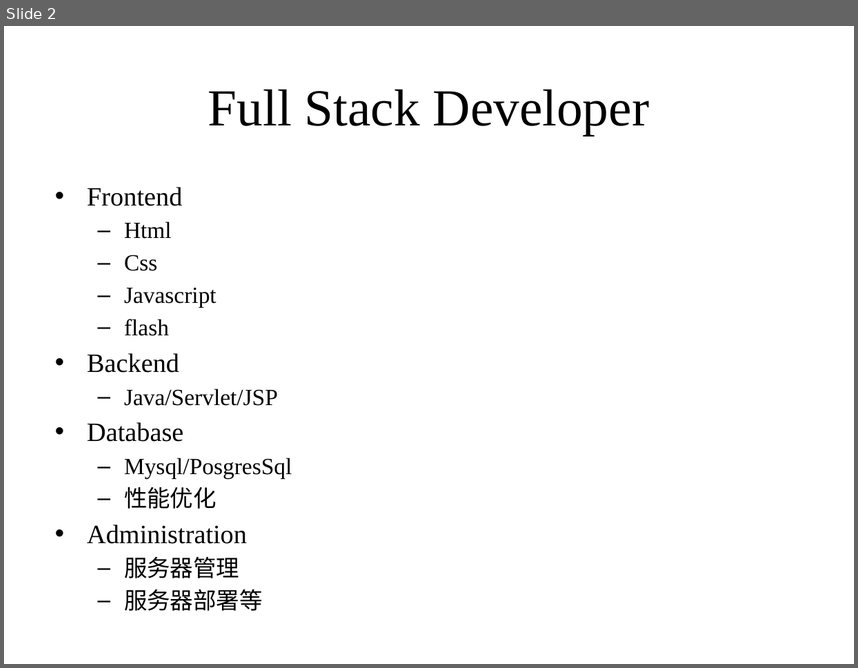
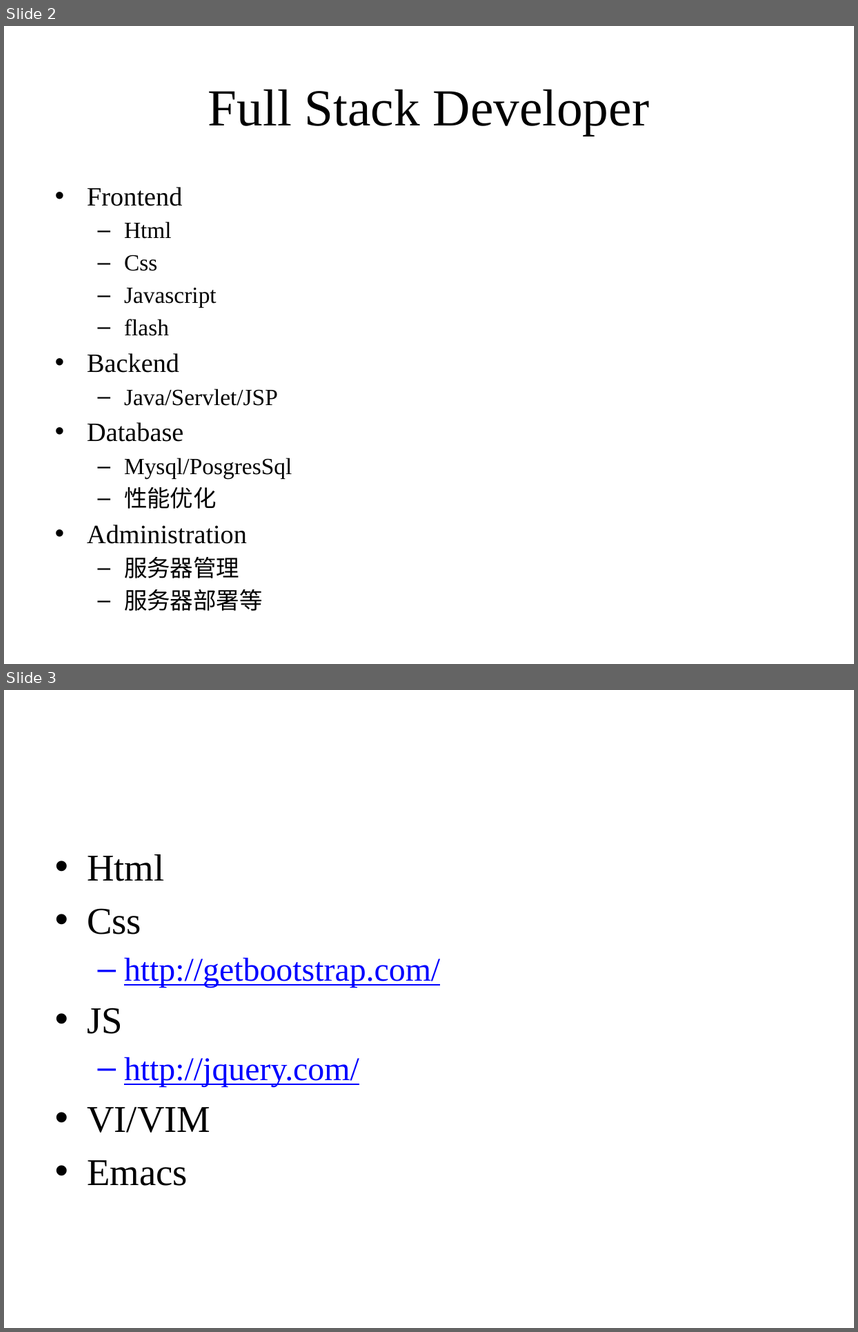
Before and after one commit to zhutao2015/JavaCourse, a slide deck: lesson13/fullstack.pptx. Shown one above the other, each under a label of ours: slide 2 before the commit, slides 2 and 3 after it. The pictures are 858x668 and 858x1332 pixels, drawn with LibreOffice and Linux fonts; fonts in the diff are those of the drawing. Boxes give left, top, right and bottom in pixels: in the first picture for what was removed or moved away, otherwise in the second. Text is boxed around its words. In the diff, an @@ line names an element or a change of style, - is before the commit and + after.

Commit message:
mvc

```diff
--- a/lesson13/fullstack.pptx
+++ b/lesson13/fullstack.pptx
@@ slide 3 added at (4, 690, 854, 1328), background #FFFFFF @@
@@ text added at (87, 854, 440, 1185), 28 pt, text #0000FF, underline @@
+• Html
+• Css
+  – http://getbootstrap.com/
+• JS
+  – http://jquery.com/
+• VI/VIM
+• Emacs
```
